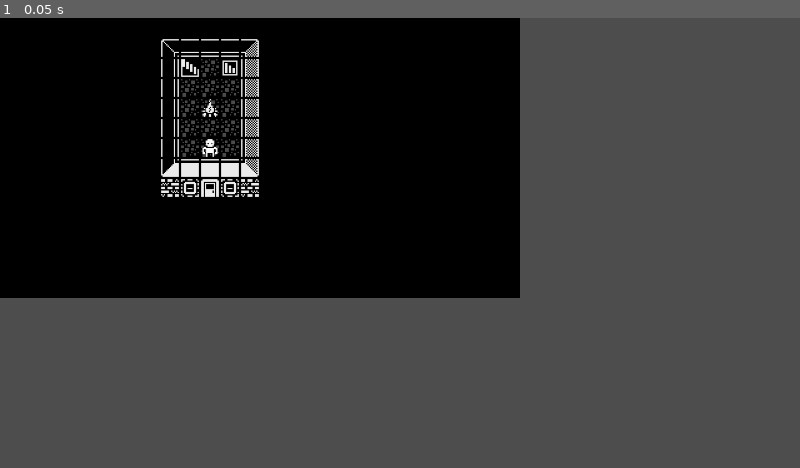
Above: before the commit, frame 1.
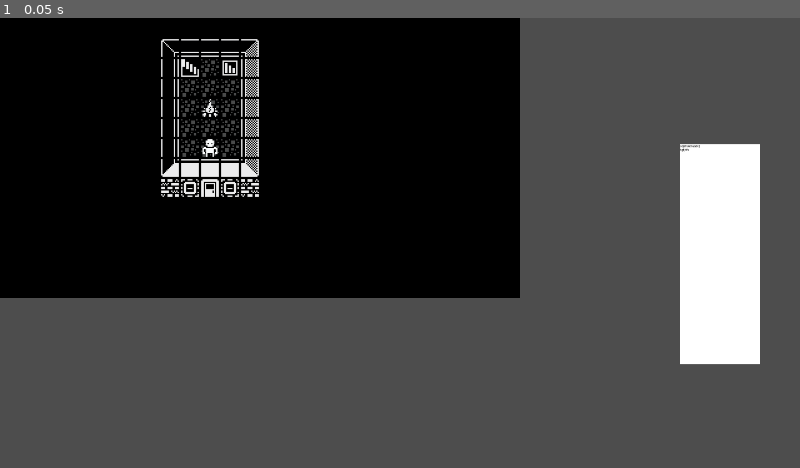
Above: after the commit, the same moment.

Repository: Pandawaflez/PGRPGE
Game: Godot game, scene res://TestScene/TestScene.tscn
Two runs of this game, one before a commit and one after it. Both use one fixed random seed, a clock stepped at 60 frames per second and the inputs below.
Inputs:
- Up to frame 1 (0.05 s): no input

The runs differ from the first frame. In frame 1, 4.9% of the frame differs, in the area x 85-95%, y 28-77%.

Commit message:
Screwing around with UI

Diff:
--- a/Prefabs/navigation_manager.tscn
+++ b/Prefabs/navigation_manager.tscn
@@ -2,6 +2,5 @@
 
 [ext_resource type="Script" uid="uid://cu8lxm0svdyd3" path="res://Scripts/navigation_manager.gd" id="1_iac1f"]
 
-[node name="NavigationManager" type="Node2D" node_paths=PackedStringArray("currentLocation")]
+[node name="NavigationManager" type="Node2D"]
 script = ExtResource("1_iac1f")
-currentLocation = NodePath("")
--- a/TestScene/TestScene.tscn
+++ b/TestScene/TestScene.tscn
@@ -66,6 +66,33 @@
 &"animationW": SubResource("Animation_tkqkb")
 }
 
+[sub_resource type="Animation" id="Animation_hft80"]
+length = 0.001
+tracks/0/type = "value"
+tracks/0/imported = false
+tracks/0/enabled = true
+tracks/0/path = NodePath("../../Tilemap/PlayerSprite:position")
+tracks/0/interp = 1
+tracks/0/loop_wrap = true
+tracks/0/keys = {
+"times": PackedFloat32Array(0),
+"transitions": PackedFloat32Array(1),
+"update": 0,
+"values": [Vector2(672, 160)]
+}
+tracks/1/type = "value"
+tracks/1/imported = false
+tracks/1/enabled = true
+tracks/1/path = NodePath("..:actionsAllowed")
+tracks/1/interp = 1
+tracks/1/loop_wrap = true
+tracks/1/keys = {
+"times": PackedFloat32Array(0),
+"transitions": PackedFloat32Array(1),
+"update": 1,
+"values": [true]
+}
+
 [sub_resource type="Animation" id="Animation_rtsy5"]
 resource_name = "animationS"
 tracks/0/type = "value"
@@ -88,33 +115,6 @@
 tracks/1/loop_wrap = true
 tracks/1/keys = {
 "times": PackedFloat32Array(1),
-"transitions": PackedFloat32Array(1),
-"update": 1,
-"values": [true]
-}
-
-[sub_resource type="Animation" id="Animation_hft80"]
-length = 0.001
-tracks/0/type = "value"
-tracks/0/imported = false
-tracks/0/enabled = true
-tracks/0/path = NodePath("../../Tilemap/PlayerSprite:position")
-tracks/0/interp = 1
-tracks/0/loop_wrap = true
-tracks/0/keys = {
-"times": PackedFloat32Array(0),
-"transitions": PackedFloat32Array(1),
-"update": 0,
-"values": [Vector2(672, 160)]
-}
-tracks/1/type = "value"
-tracks/1/imported = false
-tracks/1/enabled = true
-tracks/1/path = NodePath("..:actionsAllowed")
-tracks/1/interp = 1
-tracks/1/loop_wrap = true
-tracks/1/keys = {
-"times": PackedFloat32Array(0),
 "transitions": PackedFloat32Array(1),
 "update": 1,
 "values": [true]
@@ -195,5 +195,33 @@
 region_enabled = true
 region_rect = Rect2(1600, 0, 64, 64)
 
+[node name="UI Manager" type="Control" parent="."]
+layout_mode = 3
+anchors_preset = 0
+offset_right = 40.0
+offset_bottom = 40.0
+
+[node name="CanvasLayer" type="CanvasLayer" parent="UI Manager"]
+
+[node name="ColorRect" type="ColorRect" parent="UI Manager/CanvasLayer"]
+anchors_preset = -1
+anchor_left = 0.9
+anchor_top = 0.533
+anchor_right = 0.9
+anchor_bottom = 0.533
+offset_left = -256.0
+offset_top = -727.52
+offset_right = 256.0
+offset_bottom = 680.48
+
+[node name="RichTextLabel" type="RichTextLabel" parent="UI Manager/CanvasLayer/ColorRect"]
+modulate = Color(0, 0, 0, 1)
+layout_mode = 0
+offset_right = 512.0
+offset_bottom = 1408.0
+text = "sdjkflskdlkasdkfj
+hgfjhfh
+"
+
 [editable path="NavigationManager/Location0"]
 [editable path="NavigationManager/Location1"]
